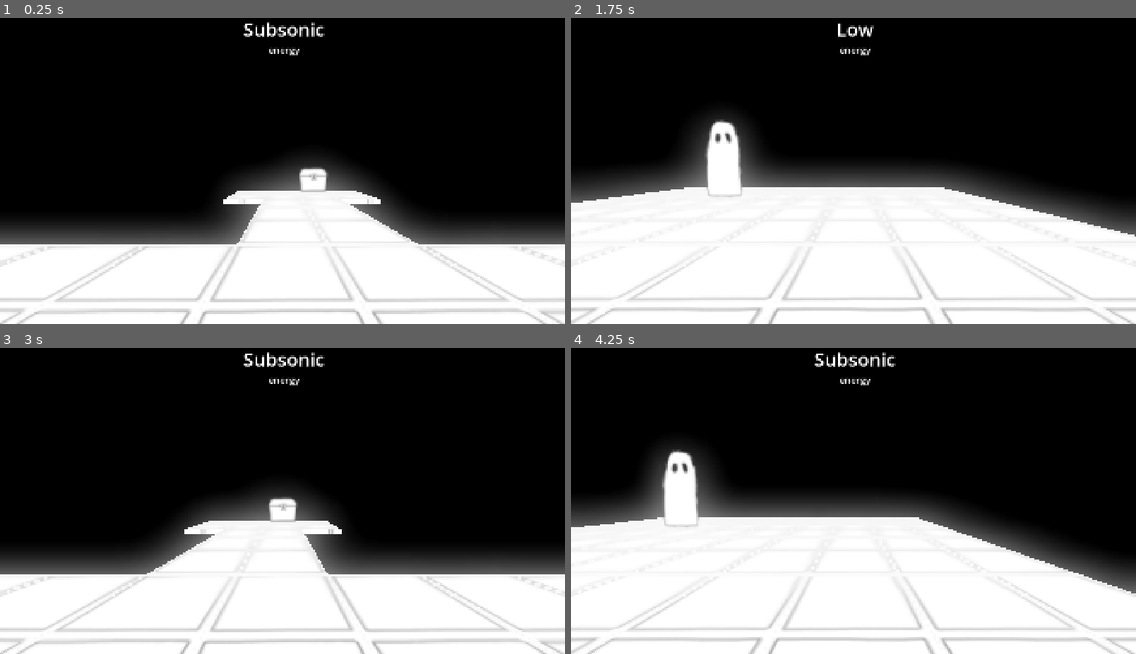
Above: before the commit, frames 1-4 (two rows, left to right).
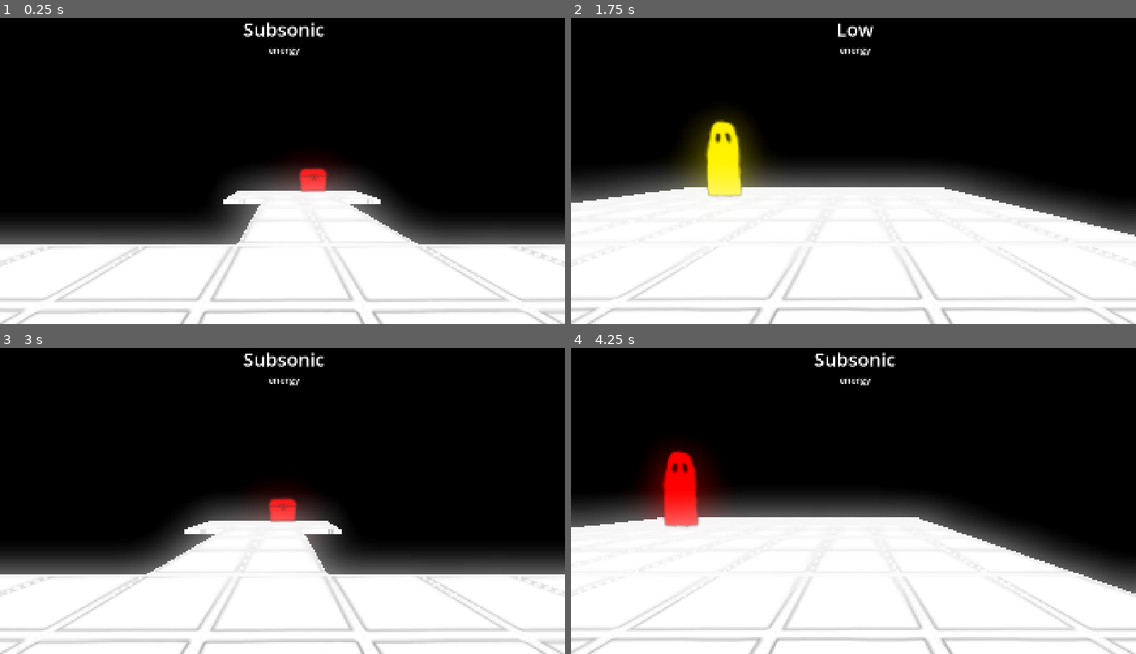
Above: after the commit, the same moments.

Repository: auroracub/dungeon-trance
Game: Godot game, scene res://dungeon/dungeon.tscn
The game is run twice, just before and just after one commit, with the same random seed, the same clock (stepped at 60 frames per second) and the same inputs.
Inputs:
- Up to frame 1 (0.25 s): no input
- Up to frame 2 (1.75 s): tap Enter at 0.5 s; hold Right (move_right) 0.53-1.28 s; hold Shift (dodge) 0.53-1.28 s; tap Space at 1.25 s; hold Down (move_backward) from 1.28 s (still down); tap Q (look_left) at 1.35 s
- Up to frame 3 (3 s): tap Enter at 2 s; release Down (move_backward) at 2.03 s; hold Right (move_right) 2.03-2.78 s; tap E (look_right) at 2.1 s; tap Space at 2.75 s; hold Up (move_forward) from 2.78 s (still down); tap Shift (dodge) at 2.85 s
- Up to frame 4 (4.25 s): tap Enter at 3.5 s; release Up (move_forward) at 3.53 s; hold Left (move_left) from 3.53 s (still down); tap Q (look_left) at 3.6 s

The runs differ from the first frame. In frame 1, 0.5% of the frame differs, in the area x 52-59%, y 45-57%; in frame 2, 2.7%; in frame 3, 0.5%; in frame 4, 2.8%, in the area x 12-27%, y 32-59%.

Commit message:
Implement energy-dependent fx
- Adds 'phase component' and 'phase object', which modulate the visibility of a node based on the current energy level
- Adds a global autoload for constants that shouldn't be owned by any single class
- Changes the folder structure slightly

Diff:
--- /dev/null
+++ b/components/phase_component.gd
@@ -0,0 +1,31 @@
+
+class_name PhaseComponent extends Node
+
+@export var energy_phases: Array[Global.EnergyState]
+
+var object: Node3D
+var dungeon: Dungeon
+var _default_init: bool
+
+func _init(_object: Node3D = null, _dungeon: Dungeon = null) -> void:
+	_default_init = !_object or !_dungeon
+
+	if !_default_init:
+		object = _object
+		dungeon = _dungeon
+
+func _ready() -> void:
+	if _default_init:
+		object = owner as Node3D
+		dungeon = object.owner as Dungeon
+
+	if dungeon: dungeon.energy_state_changed.connect(_on_energy_state_changed)
+
+func _on_energy_state_changed(old_state: Global.EnergyState, new_state: Global.EnergyState) -> void:
+	var old_state_active = energy_phases.has(old_state)
+	var new_state_active = energy_phases.has(new_state)
+
+	if old_state_active and !new_state_active:
+		object.visible = false
+	elif !old_state_active and new_state_active:
+		object.visible = true
--- a/dungeon/dungeon.gd
+++ b/dungeon/dungeon.gd
@@ -36,13 +36,13 @@
 
 ## energy
 
-enum EnergyState { Subsonic, Low, Medium, High, Supersonic }
-
-var energy_state = EnergyState.Subsonic
+var energy_state = Global.EnergyState.Subsonic
 var subsonic_threshold := 45.0
 var low_threshold := 90.0
 var high_threshold := 180.0
 var supersonic_threshold := 360.0
+
+signal energy_state_changed(old_state: Global.EnergyState, new_state: Global.EnergyState)
 
 @onready var energy_center = calculate_energy_center(energy_state)
 
@@ -50,6 +50,11 @@
 
 func _ready() -> void:
 	if _whole_note_player and _whole_note_player.stream: _whole_note_player.play()
+
+	RenderingServer.global_shader_parameter_set("bpm", bpm)
+	RenderingServer.global_shader_parameter_set("bpm_alpha", remap(bpm, _min_bpm, _max_bpm, 0.0, 1.0))
+	RenderingServer.global_shader_parameter_set("energy_level", float(energy_state))
+	RenderingServer.global_shader_parameter_set("energy_alpha", float(energy_state) / float(Global.EnergyState.keys().size()))
 
 
 func _process(delta: float) -> void:
@@ -118,37 +123,44 @@
 		bpm = lerpf(
 			new_bpm,
 			energy_center,
-			1.0 / pow(abs(energy_center - new_bpm), 2.0)
+			clampf(1.0 / pow(abs(energy_center - new_bpm), 2.0), 0.0, 0.9)
 		)
 		_beat_adjust_timer = 0.0
 	_step_player.play()
+	RenderingServer.global_shader_parameter_set("bpm", bpm)
+	RenderingServer.global_shader_parameter_set("bpm_alpha", remap(bpm, subsonic_threshold, supersonic_threshold, 0.0, 1.0))
 
 
 ## energy
 
 func _update_energy_state() -> void:
 	set_energy_state(
-		EnergyState.Subsonic if bpm < subsonic_threshold else
-		EnergyState.Low if bpm < low_threshold else
-		EnergyState.Medium if bpm < high_threshold else
-		EnergyState.High if bpm < supersonic_threshold else
-		EnergyState.Supersonic
+		Global.EnergyState.Subsonic if bpm < subsonic_threshold else
+		Global.EnergyState.Low if bpm < low_threshold else
+		Global.EnergyState.Medium if bpm < high_threshold else
+		Global.EnergyState.High if bpm < supersonic_threshold else
+		Global.EnergyState.Supersonic
 	)
 
-func set_energy_state(new_state: EnergyState) -> void:
-	energy_state = new_state
+func set_energy_state(new_state: Global.EnergyState) -> void:
+	if new_state != energy_state:
+		energy_state_changed.emit(energy_state, new_state)
+		energy_state = new_state
+
+		RenderingServer.global_shader_parameter_set("energy_level", float(energy_state))
+		RenderingServer.global_shader_parameter_set("energy_alpha", float(energy_state) / float(Global.EnergyState.keys().size()))
 
 func calculate_energy_center(state) -> float:
 	match state:
-		EnergyState.Subsonic:
+		Global.EnergyState.Subsonic:
 			return (_min_bpm + subsonic_threshold) * 0.5
-		EnergyState.Low:
+		Global.EnergyState.Low:
 			return (subsonic_threshold + low_threshold) * 0.5
-		EnergyState.Medium:
+		Global.EnergyState.Medium:
 			return (low_threshold + high_threshold) * 0.5
-		EnergyState.High:
+		Global.EnergyState.High:
 			return (high_threshold + supersonic_threshold) * 0.5
-		EnergyState.Supersonic:
+		Global.EnergyState.Supersonic:
 			return (supersonic_threshold + _max_bpm) * 0.5
 		_:
 			# default to subsonic
@@ -158,4 +170,4 @@
 
 func _update_debug_ui() -> void:
 	%BPMValue.text = str(int(bpm))
-	%EnergyValue.text = EnergyState.keys()[energy_state]
+	%EnergyValue.text = Global.EnergyState.keys()[energy_state]
--- a/dungeon/dungeon.tscn
+++ b/dungeon/dungeon.tscn
@@ -1,6 +1,6 @@
 [gd_scene format=3 uid="uid://c4mbqg3ggydpb"]
 
-[ext_resource type="PackedScene" uid="uid://hf7tlhu5yxck" path="res://player/player.tscn" id="1_2uogr"]
+[ext_resource type="PackedScene" uid="uid://hf7tlhu5yxck" path="res://entities/player/player.tscn" id="1_2uogr"]
 [ext_resource type="Script" uid="uid://bj8jw1sydlbif" path="res://dungeon/dungeon.gd" id="1_cy6l0"]
 [ext_resource type="Material" uid="uid://k3ae0xoylusf" path="res://dungeon/shaders/tile_material.tres" id="2_cy6l0"]
 [ext_resource type="Shader" uid="uid://bea0mefrcvh1p" path="res://dungeon/shaders/tile_shader.gdshader" id="3_3tru8"]
@@ -8,6 +8,9 @@
 [ext_resource type="Texture2D" uid="uid://dm857522wfrg" path="res://dungeon/textures/ghost_1.png" id="4_p4tjh"]
 [ext_resource type="Texture2D" uid="uid://rhsusccidolj" path="res://dungeon/textures/tile_texture.png" id="4_v5yuf"]
 [ext_resource type="Texture2D" uid="uid://cyag1ictl6512" path="res://dungeon/textures/ghost_2.png" id="5_vx3dd"]
+[ext_resource type="PackedScene" uid="uid://cr4navwtieblp" path="res://entities/chest/chest.tscn" id="6_3tru8"]
+[ext_resource type="Shader" uid="uid://dsvtjnsluuxsp" path="res://entities/phase_shader_test.gdshader" id="7_mxtxi"]
+[ext_resource type="Script" uid="uid://brjmtl22wxhn3" path="res://entities/phase_object.gd" id="8_v5yuf"]
 [ext_resource type="AudioStream" uid="uid://s0wn75a51lse" path="res://dungeon/sfx/stab_g.mp3" id="10_3tru8"]
 [ext_resource type="AudioStream" uid="uid://2bkkrtfvwpsc" path="res://dungeon/sfx/kick_deep_2.mp3" id="10_v5yuf"]
 [ext_resource type="AudioStream" uid="uid://bebxcheryi1bd" path="res://dungeon/sfx/perc_2.mp3" id="12_v5yuf"]
@@ -24,6 +27,18 @@
 shader = ExtResource("3_3tru8")
 shader_parameter/tile_mask_texture = ExtResource("4_v5yuf")
 shader_parameter/scale = Vector2(30, 30)
+
+[sub_resource type="ShaderMaterial" id="ShaderMaterial_ugyaa"]
+render_priority = 0
+shader = ExtResource("7_mxtxi")
+shader_parameter/albedo_texture = ExtResource("3_xtpqo")
+shader_parameter/y_billboard = true
+
+[sub_resource type="ShaderMaterial" id="ShaderMaterial_yrjow"]
+render_priority = 0
+shader = ExtResource("7_mxtxi")
+shader_parameter/albedo_texture = ExtResource("5_vx3dd")
+shader_parameter/y_billboard = true
 
 [sub_resource type="Environment" id="Environment_ce1tf"]
 background_mode = 1
@@ -60,23 +75,27 @@
 [node name="Player" parent="Entities" unique_id=1455120242 instance=ExtResource("1_2uogr")]
 transform = Transform3D(-1, 0, -8.742278e-08, 0, 1, 0, 8.742278e-08, 0, -1, 0, 0, 0)
 
-[node name="Chest" type="Sprite3D" parent="Entities" unique_id=1418952021]
+[node name="Chest" parent="Entities" unique_id=2014936504 instance=ExtResource("6_3tru8")]
 transform = Transform3D(1, 0, 0, 0, 1, 0, 0, 0, 1, -1, 0.5, 7)
-pixel_size = 0.0078
-billboard = 2
-texture = ExtResource("3_xtpqo")
+material_override = SubResource("ShaderMaterial_ugyaa")
 
 [node name="Ghost1" type="Sprite3D" parent="Entities" unique_id=310289695]
 transform = Transform3D(1, 0, 0, 0, 1, 0, 0, 0, 1, 4, 1, -4)
+material_override = SubResource("ShaderMaterial_yrjow")
 pixel_size = 0.0078
 billboard = 2
 texture = ExtResource("4_p4tjh")
+script = ExtResource("8_v5yuf")
+energy_phases = Array[int]([2])
 
 [node name="Ghost2" type="Sprite3D" parent="Entities" unique_id=1499002351]
 transform = Transform3D(1, 0, 0, 0, 1, 0, 0, 0, 1, -6, 1, 1)
+material_override = SubResource("ShaderMaterial_yrjow")
 pixel_size = 0.0078
 billboard = 2
 texture = ExtResource("5_vx3dd")
+script = ExtResource("8_v5yuf")
+energy_phases = Array[int]([0, 4])
 
 [node name="Global" type="Node3D" parent="." unique_id=1453770596]
 
--- /dev/null
+++ b/entities/chest/chest.tscn
@@ -0,0 +1,13 @@
+[gd_scene format=3 uid="uid://cr4navwtieblp"]
+
+[ext_resource type="Texture2D" uid="uid://ciqmjaxip0vu" path="res://dungeon/textures/chest_texture.png" id="1_twpm2"]
+[ext_resource type="Script" uid="uid://d2ma88gy8330n" path="res://components/phase_component.gd" id="2_vvkul"]
+
+[node name="Chest" type="Sprite3D" unique_id=2014936504]
+pixel_size = 0.0078
+billboard = 2
+texture = ExtResource("1_twpm2")
+
+[node name="PhaseComponent" type="Node" parent="." unique_id=1600906776]
+script = ExtResource("2_vvkul")
+energy_phases = Array[int]([0, 1, 3, 4])
--- /dev/null
+++ b/entities/phase_object.gd
@@ -0,0 +1,11 @@
+
+class_name PhaseObject extends Node3D
+
+@export var energy_phases: Array[Global.EnergyState]
+
+@onready var phase_component: PhaseComponent # := PhaseComponent.new()
+
+func _ready() -> void:
+	phase_component = PhaseComponent.new(self, owner as Dungeon)
+	phase_component.energy_phases = energy_phases
+	add_child(phase_component)
--- /dev/null
+++ b/entities/phase_shader_test.gdshader
@@ -0,0 +1,45 @@
+
+shader_type spatial;
+render_mode unshaded;
+
+uniform sampler2D albedo_texture : source_color;
+uniform bool y_billboard = true;
+global uniform float bpm_alpha;
+global uniform float energy_alpha;
+
+// Credit: https://web.archive.org/web/20200207113336/http://lolengine.net/blog/2013/07/27/rgb-to-hsv-in-glsl
+vec3 hsv_to_rgb(vec3 c)
+{
+    vec4 K = vec4(1.0, 2.0 / 3.0, 1.0 / 3.0, 3.0);
+    vec3 p = abs(fract(c.xxx + K.xyz) * 6.0 - K.www);
+    return c.z * mix(K.xxx, clamp(p - K.xxx, 0.0, 1.0), c.y);
+}
+
+// Credit: https://web.archive.org/web/20200207113336/http://lolengine.net/blog/2013/07/27/rgb-to-hsv-in-glsl
+vec3 rgb_to_hsv(vec3 c)
+{
+    vec4 K = vec4(0.0, -1.0 / 3.0, 2.0 / 3.0, -1.0);
+    vec4 p = c.g < c.b ? vec4(c.bg, K.wz) : vec4(c.gb, K.xy);
+    vec4 q = c.r < p.x ? vec4(p.xyw, c.r) : vec4(c.r, p.yzx);
+
+    float d = q.x - min(q.w, q.y);
+    float e = 1.0e-10;
+    return vec3(abs(q.z + (q.w - q.y) / (6.0 * d + e)), d / (q.x + e), q.x);
+}
+
+void vertex() {
+	if (y_billboard == true) {
+		MODELVIEW_MATRIX = VIEW_MATRIX * mat4(vec4(normalize(cross(vec3(0.0, 1.0, 0.0), INV_VIEW_MATRIX[2].xyz)), 0.0), vec4(0.0, 1.0, 0.0, 0.0), vec4(normalize(cross(INV_VIEW_MATRIX[0].xyz, vec3(0.0, 1.0, 0.0))), 0.0), MODEL_MATRIX[3]);
+	}
+	else {
+		MODELVIEW_MATRIX = VIEW_MATRIX * mat4(INV_VIEW_MATRIX[0], INV_VIEW_MATRIX[1], INV_VIEW_MATRIX[2], MODEL_MATRIX[3]);
+	}
+	MODELVIEW_NORMAL_MATRIX = mat3(MODELVIEW_MATRIX);
+}
+
+void fragment() {
+	vec4 texture_color = texture(albedo_texture, UV);
+
+	ALBEDO = texture_color.rgb * hsv_to_rgb(vec3(clamp((bpm_alpha + energy_alpha) * 0.5, 0.0, 0.9), 1.0, 1.0));
+	ALPHA = texture_color.a;
+}
--- a/player/player.gd
+++ b/entities/player/player.gd
@@ -15,6 +15,7 @@
 @export var move_speed: float = 7.5 # per tile
 var allow_skip_move_anim := true
 var beat_on_move := true
+var beat_on_collide := true
 var beat_on_move_changes_bpm := true
 var beat_sync_move := false
 var _move_queue: Array[Callable] = []
@@ -154,7 +155,9 @@
 
 	var tile_offset = (_last_complete_turn_basis.x * grid_offset.x * grid_interval) + (-_last_complete_turn_basis.z * grid_offset.y * grid_interval)
 
-	if !_check_for_ground(tile_offset): return
+	if !_check_for_ground(tile_offset):
+		if beat_on_move and beat_on_collide: _beat(beat_on_move_changes_bpm)
+		return
 
 	_is_moving = true
 
--- a/player/player.tscn
+++ b/entities/player/player.tscn
@@ -1,7 +1,7 @@
 [gd_scene format=3 uid="uid://hf7tlhu5yxck"]
 
-[ext_resource type="Script" uid="uid://b61xgyq1blshp" path="res://player/player.gd" id="1_4flbx"]
-[ext_resource type="Texture2D" uid="uid://crouecd42krxy" path="res://player/player.png" id="2_onrkg"]
+[ext_resource type="Script" uid="uid://b61xgyq1blshp" path="res://entities/player/player.gd" id="1_4flbx"]
+[ext_resource type="Texture2D" uid="uid://crouecd42krxy" path="res://entities/player/player.png" id="2_onrkg"]
 
 [node name="Player" type="Node3D" unique_id=1455120242]
 script = ExtResource("1_4flbx")
--- /dev/null
+++ b/global.gd
@@ -0,0 +1,4 @@
+
+extends Node
+
+enum EnergyState { Subsonic, Low, Medium, High, Supersonic }
--- a/project.godot
+++ b/project.godot
@@ -19,6 +19,10 @@
 
 buses/default_bus_layout="uid://ckyrn7rcm4gya"
 general/default_playback_type.web=0
+
+[autoload]
+
+Global="*uid://bnfj7jyectfxn"
 
 [display]
 
@@ -99,3 +103,22 @@
 anti_aliasing/quality/msaa_2d=3
 anti_aliasing/quality/msaa_3d=3
 anti_aliasing/quality/use_debanding=true
+
+[shader_globals]
+
+energy_level={
+"type": "float",
+"value": 0.0
+}
+energy_alpha={
+"type": "float",
+"value": 0.0
+}
+bpm={
+"type": "float",
+"value": 0.0
+}
+bpm_alpha={
+"type": "float",
+"value": 0.0
+}
Not shown, added: components/phase_component.gd.uid
Not shown, added: entities/phase_object.gd.uid
Not shown, added: entities/phase_shader_test.gdshader.uid
Renamed: player/player.gd.uid -> entities/player/player.gd.uid
Renamed: player/player.png -> entities/player/player.png
Not shown, changed: entities/player/player.png.import
Not shown, added: global.gd.uid
